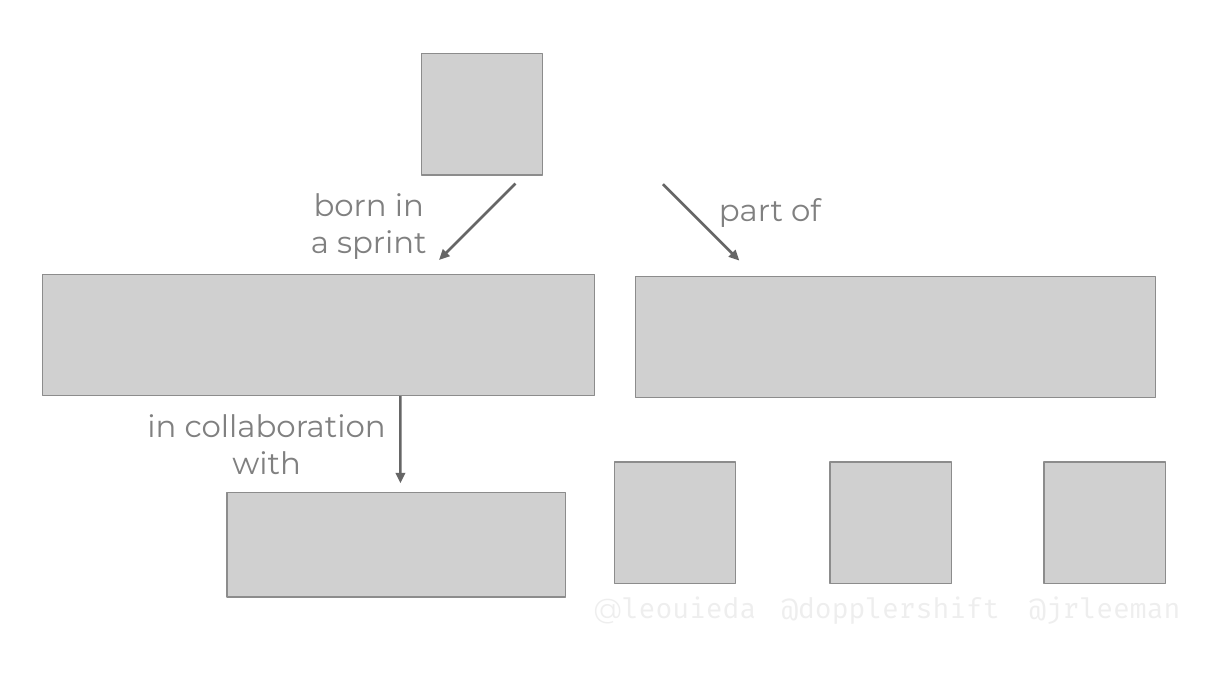
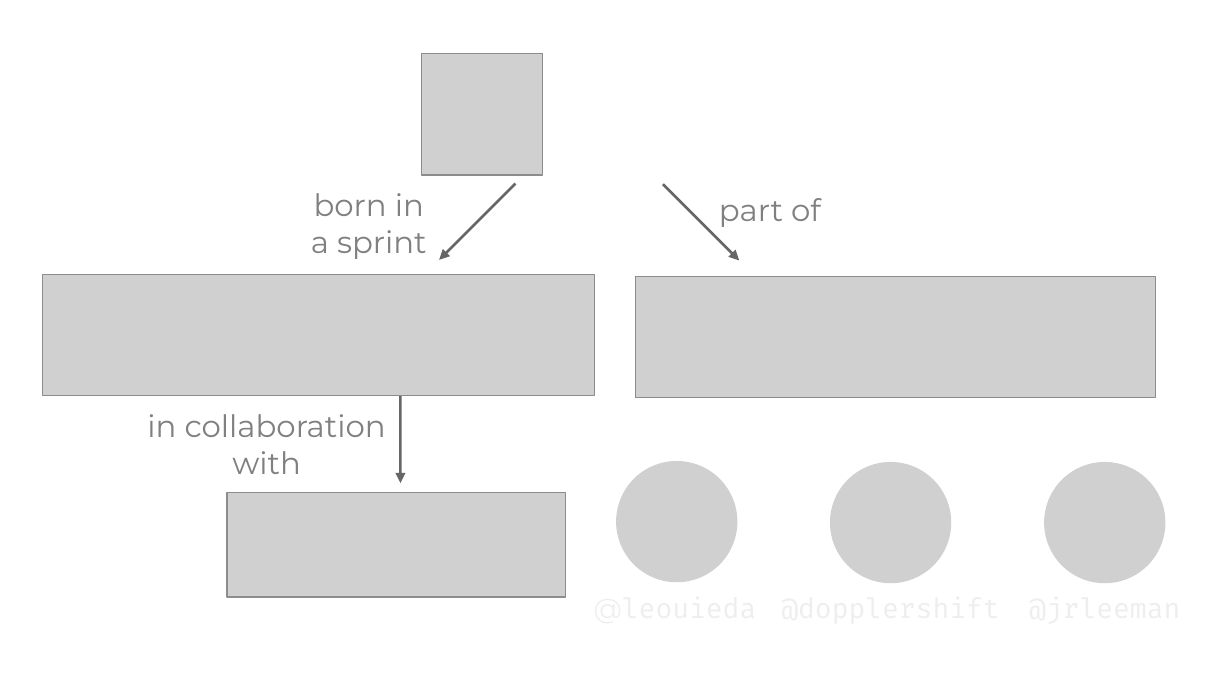
Before and after one commit to santisoler/scipy2024-pooch, a slide deck: slide 24 of slides/slides.odp (slide 23 before the commit). Drawn at 1232x693 pixels with LibreOffice and Linux fonts; fonts in the diff are those of the drawing; grey boxes stand for pictures; background and template pictures are left out. Boxes give left, top, right and bottom in pixels: in the first picture for what was removed or moved away, otherwise in the second. Text is boxed around its words. In the diff, an @@ line names an element or a change of style, - is before the commit and + after.

```diff
--- a/slides/slides.odp
+++ b/slides/slides.odp
@@ outline redrawn in 3 elements at box(830, 462, 951, 583), box(1045, 462, 1165, 583), box(616, 461, 737, 582) @@
```
Also in this commit, not shown: 3 other slides changed, 1 slide added, 1 other file.
